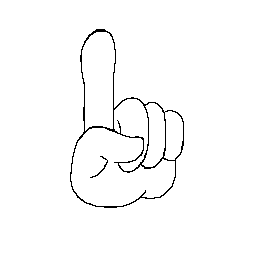
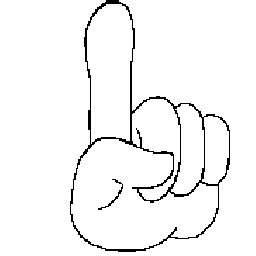
Revision of a layered 256px x 256px image; what changed, layer by layer:
painted on "Finger" over [70, 0, 230, 252]
